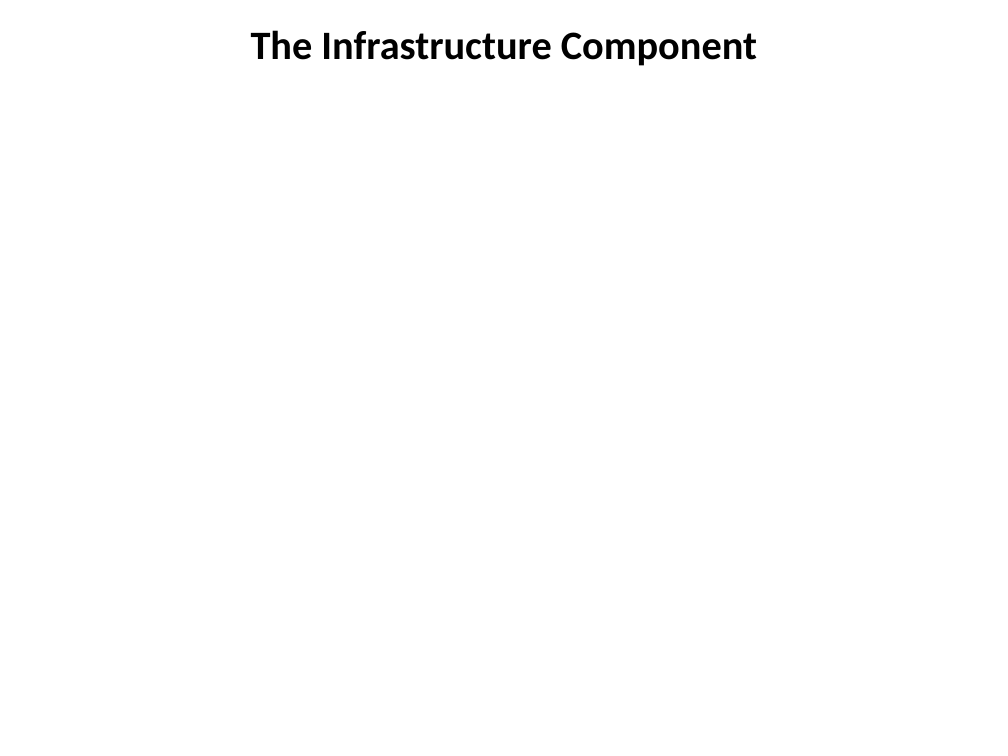
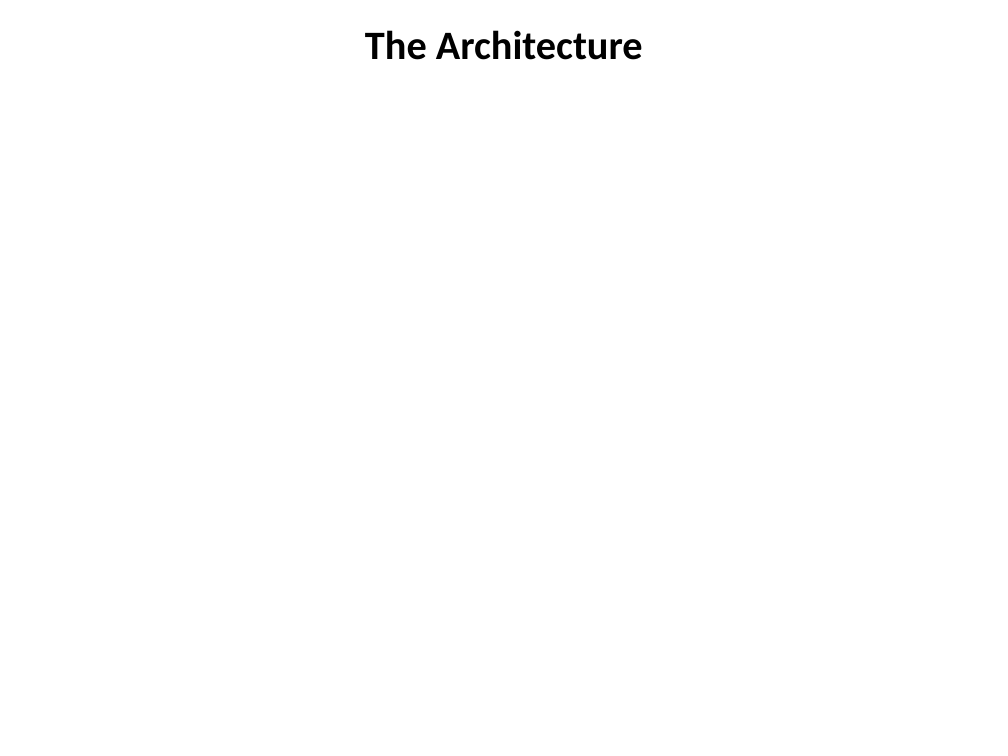
Before and after one commit to chuacw/SGUS-Slides, a slide deck: slide 8 of BCI - Day8 - Hyperledger 1 Intro.pptx (slide 6 before the commit). Drawn at 1008x756 pixels with LibreOffice and Linux fonts; fonts in the diff are those of the drawing; background and template pictures are left out. Boxes give left, top, right and bottom in pixels: in the first picture for what was removed or moved away, otherwise in the second. Text is boxed around its words. In the diff, an @@ line names an element or a change of style, - is before the commit and + after.

```diff
--- a/BCI - Day8 - Hyperledger 1 Intro.pptx
+++ b/BCI - Day8 - Hyperledger 1 Intro.pptx
@@ title at (x1=365, y1=30, x2=643, y2=60): text changed @@
-The Infrastructure Component
+The Architecture
```
Also in this commit, not shown: 5 other slides changed, 18 slides added, 4 slides removed, 6 other files.
